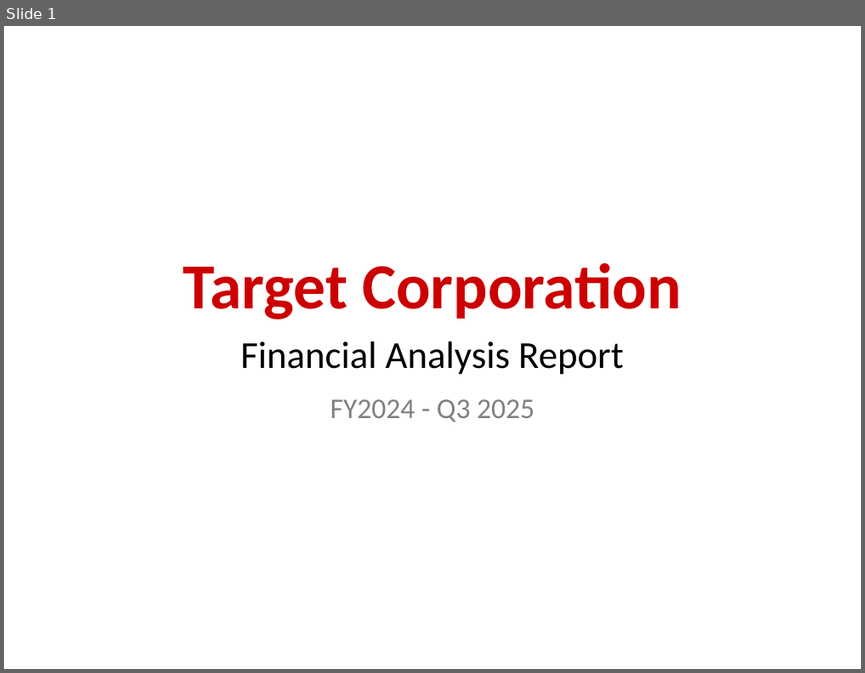
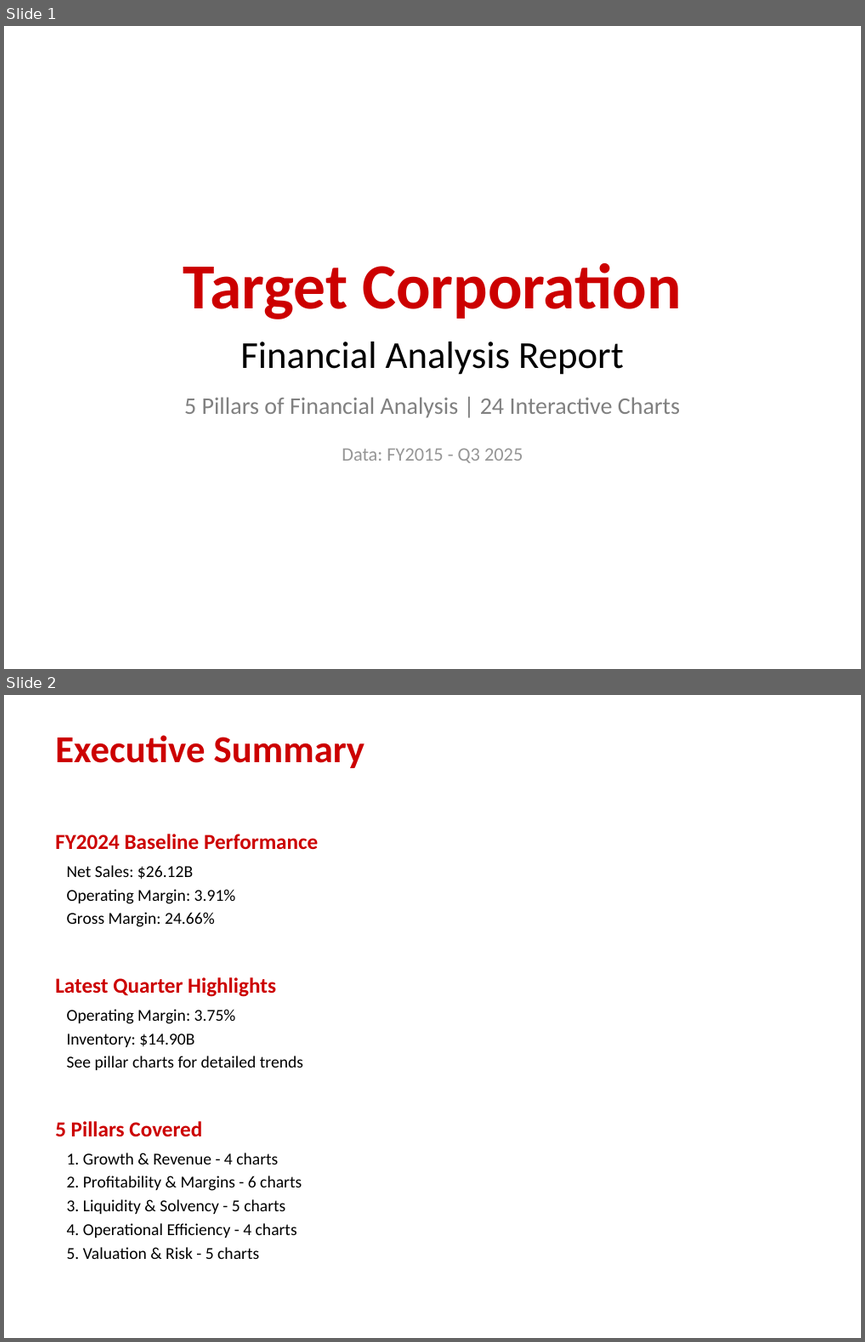
Before and after one commit to Alexander-Lombardo/financial-analyst-project, a slide deck: output/Target_Financial_Analysis.pptx. Shown one above the other, each under a label of ours: slide 1 before the commit, slides 1 and 2 after it. The pictures are 865x673 and 865x1342 pixels, drawn with LibreOffice and Linux fonts; fonts in the diff are those of the drawing. Boxes give left, top, right and bottom in pixels: in the first picture for what was removed or moved away, otherwise in the second. Text is boxed around its words. In the diff, an @@ line names an element or a change of style, - is before the commit and + after.

```diff
--- a/output/Target_Financial_Analysis.pptx
+++ b/output/Target_Financial_Analysis.pptx
@@ slide 2 added at <box>4,695,861,1338</box>, background #FFFFFF @@
@@ text added at <box>55,735,365,768</box>, 32 pt, text #CC0000, bold @@
+Executive Summary
@@ text added at <box>55,834,318,1259</box>, 14 pt, text #000000 @@
+FY2024 Baseline Performance
+Net Sales: $26.12B
+Operating Margin: 3.91%
+Gross Margin: 24.66%
+Latest Quarter Highlights
+Operating Margin: 3.75%
+Inventory: $14.90B
+See pillar charts for detailed trends
+5 Pillars Covered
+1. Growth & Revenue - 4 charts
+2. Profitability & Margins - 6 charts
+3. Liquidity & Solvency - 5 charts
+4. Operational Efficiency - 4 charts
+5. Valuation & Risk - 5 charts
@@ slide 1 changed as well @@
@@ text at <box>184,397,680,418</box>: text changed; size 24 to 20 pt @@
-FY2024 - Q3 2025
+5 Pillars of Financial Analysis | 24 Interactive Charts
@@ text added at <box>341,448,522,463</box>, 16 pt, text #969696 @@
+Data: FY2015 - Q3 2025
```
Also in this commit, not shown: 1 other slide changed, 29 other slides added, 14 slides removed, 51 other files.
